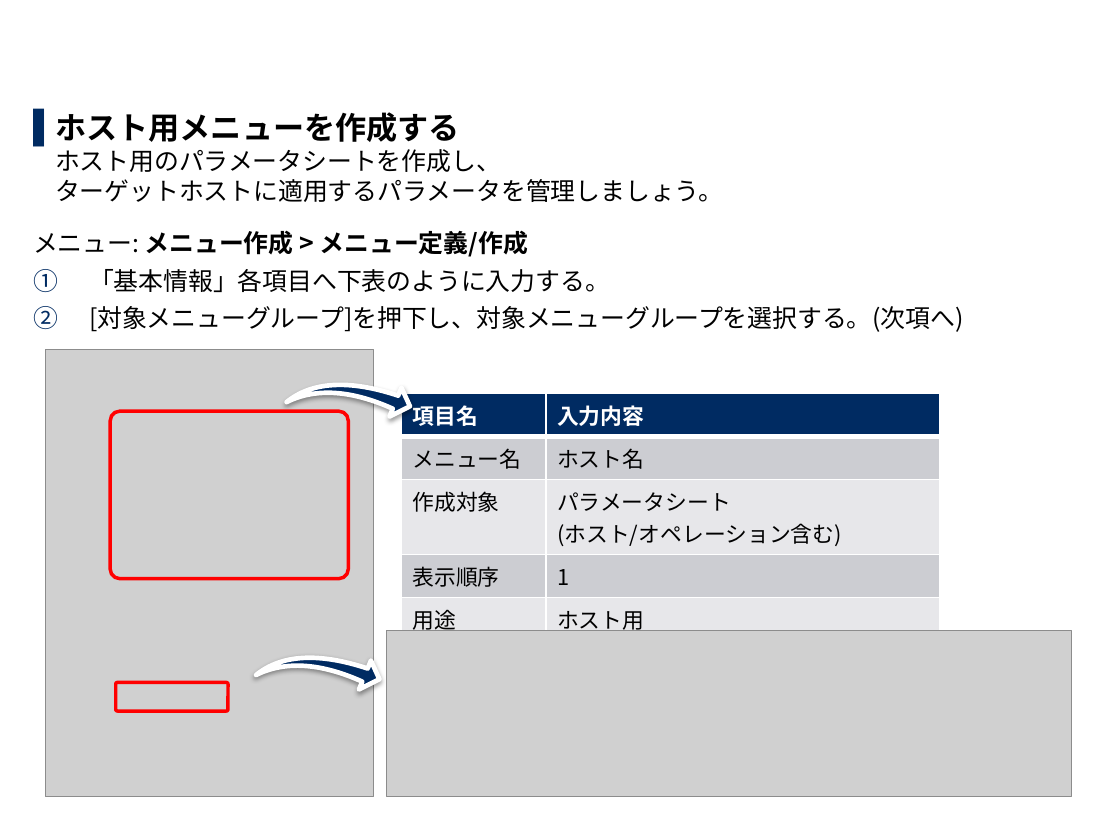
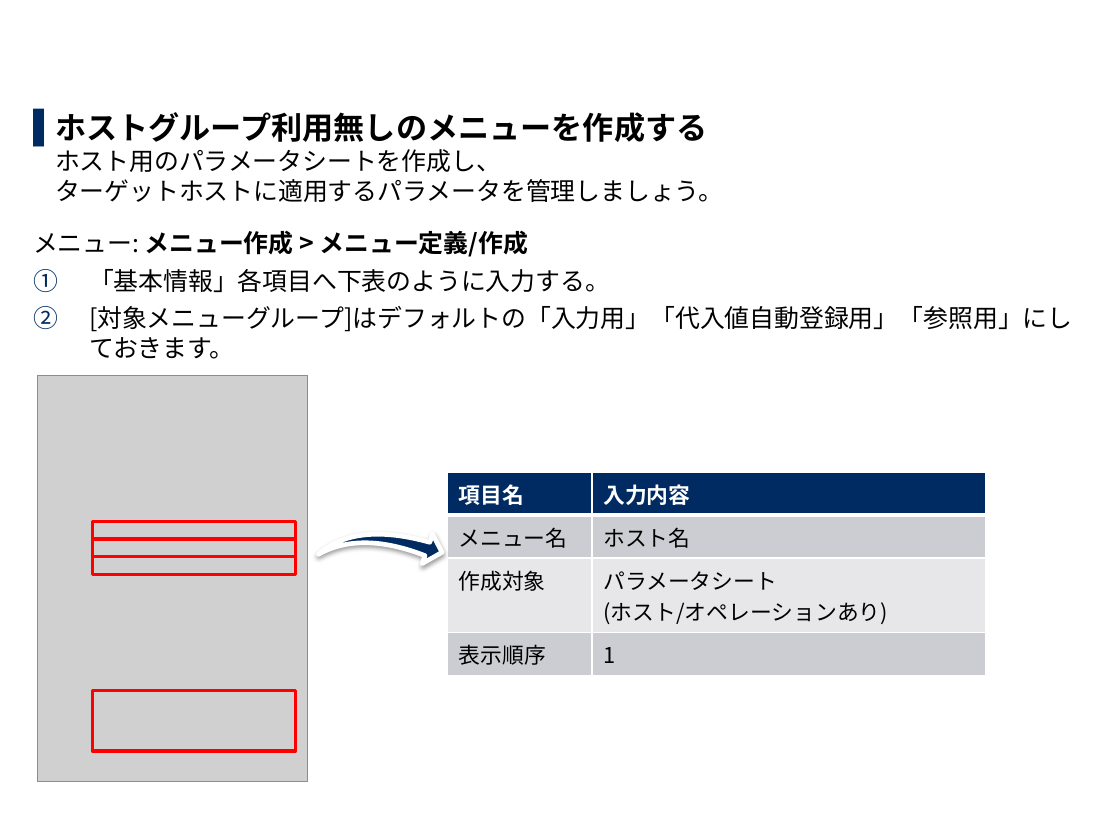
Before and after one commit to exastro-suite/it-automation-docs, a slide deck: slide 24 of asset/Learn_ja/ITA-hg-ps_practice_ja.pptx (slide 26 before the commit). Drawn at 1120x840 pixels with LibreOffice and Linux fonts; fonts in the diff are those of the drawing; grey boxes stand for pictures; background and template pictures are left out. Boxes give left, top, right and bottom in pixels: in the first picture for what was removed or moved away, otherwise in the second. Text is boxed around its words. In the diff, an @@ line names an element or a change of style, - is before the commit and + after.

```diff
--- a/asset/Learn_ja/ITA-hg-ps_practice_ja.pptx
+++ b/asset/Learn_ja/ITA-hg-ps_practice_ja.pptx
@@ text at box(55, 112, 723, 202): text changed @@
-▌ ホスト用メニューを作成する
-  ホスト用のパラメータシートを作成し、
-  ターゲットホストに適用するパラメータを管理しましょう。
+▌ ホストグループ利用無しのメニューを作成する
+  ホスト用のパラメータシートを作成し、
+  ターゲットホストに適用するパラメータを管理しましょう。
@@ text at box(89, 306, 1072, 359): text changed @@
-2. [対象メニューグループ]を押下し、対象メニューグループを選択する。(次項へ)
+2. [対象メニューグループ]はデフォルトの「入力用」「代入値自動登録用」「参照用」にしておきます。
@@ swoosh arrow removed at box(286, 343, 415, 456) @@
@@ picture: place and size @@
-picture at box(45, 349, 373, 796)
+picture at box(38, 376, 308, 782)
@@ rounded rectangle removed at box(110, 411, 348, 579) @@
@@ table at box(447, 472, 984, 669) @@
-row 3, column 2: パラメータシート (ホスト/オペレーション含む)
+row 3, column 2: パラメータシート (ホスト/オペレーションあり)
-row 5: 用途 | ホスト用
@@ table: place and size @@
-table at box(401, 393, 939, 635)
+table at box(447, 472, 984, 669)
@@ swoosh arrow at box(319, 493, 447, 603): rotation 28 to 26 degrees @@
@@ rectangle added at box(93, 522, 296, 540), outline #FF0000 2.25 pt @@
@@ rectangle added at box(93, 539, 296, 557), outline #FF0000 2.25 pt @@
@@ rectangle added at box(93, 557, 296, 575), outline #FF0000 2.25 pt @@
@@ picture removed at box(386, 631, 1072, 796) @@
@@ rounded rectangle removed at box(115, 682, 227, 711) @@
@@ rectangle added at box(93, 690, 296, 750), outline #FF0000 2.25 pt @@
```
Also in this commit, not shown: 36 other slides changed, 2 slides added, 3 slides removed, 1 other file.
